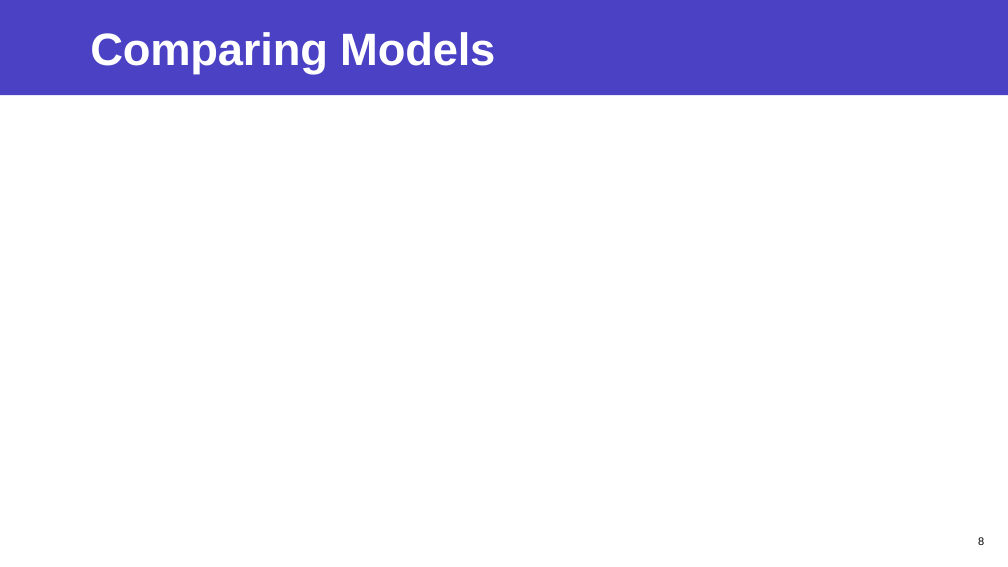
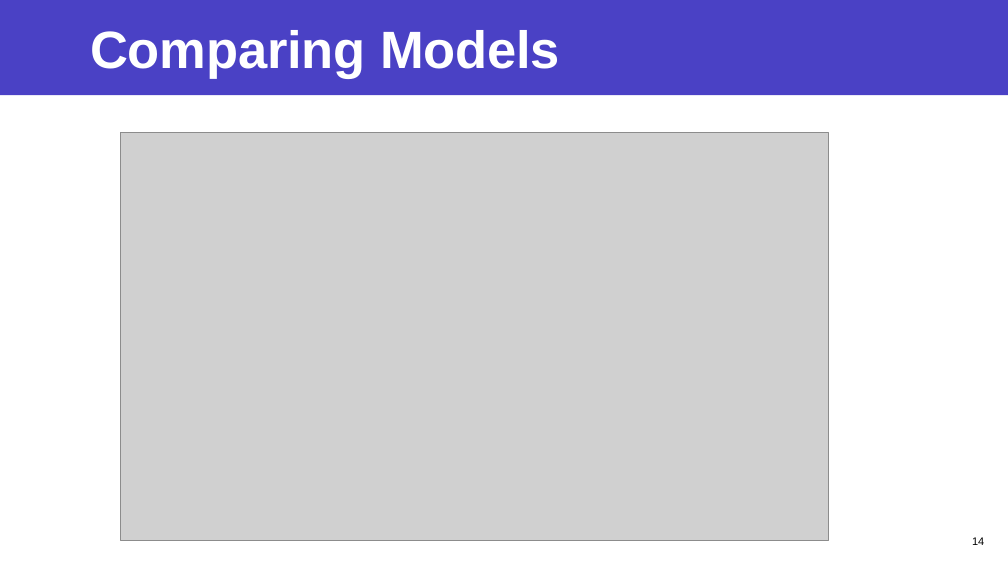
Before and after one commit to jaeheonk817/Project__Predicting-Hotel-Reservation-Cancellations, a slide deck: slide 14 of powerpoint.pptx (slide 8 before the commit). Drawn at 1008x567 pixels with LibreOffice and Linux fonts; fonts in the diff are those of the drawing; grey boxes stand for pictures. Boxes give left, top, right and bottom in pixels: in the first picture for what was removed or moved away, otherwise in the second. Text is boxed around its words. In the diff, an @@ line names an element or a change of style, - is before the commit and + after.

```diff
--- a/powerpoint.pptx
+++ b/powerpoint.pptx
@@ title "Comparing Models" at (x1=90, y1=30, x2=560, y2=79): size 43.2 to 50 pt @@
@@ picture added at (x1=121, y1=133, x2=828, y2=541) @@
@@ page number at (x1=972, y1=537, x2=984, y2=545): text changed @@
-8
+14
```
Also in this commit, not shown: 5 other slides changed, 13 slides added, 6 slides removed, 14 other files.
